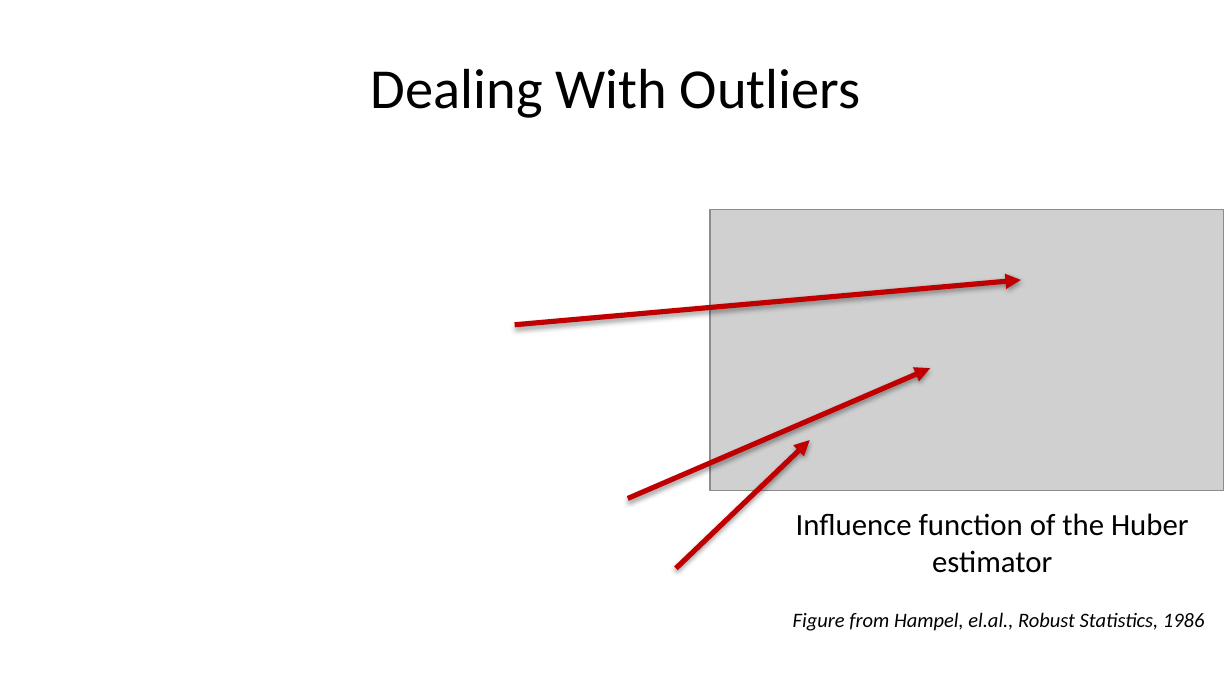
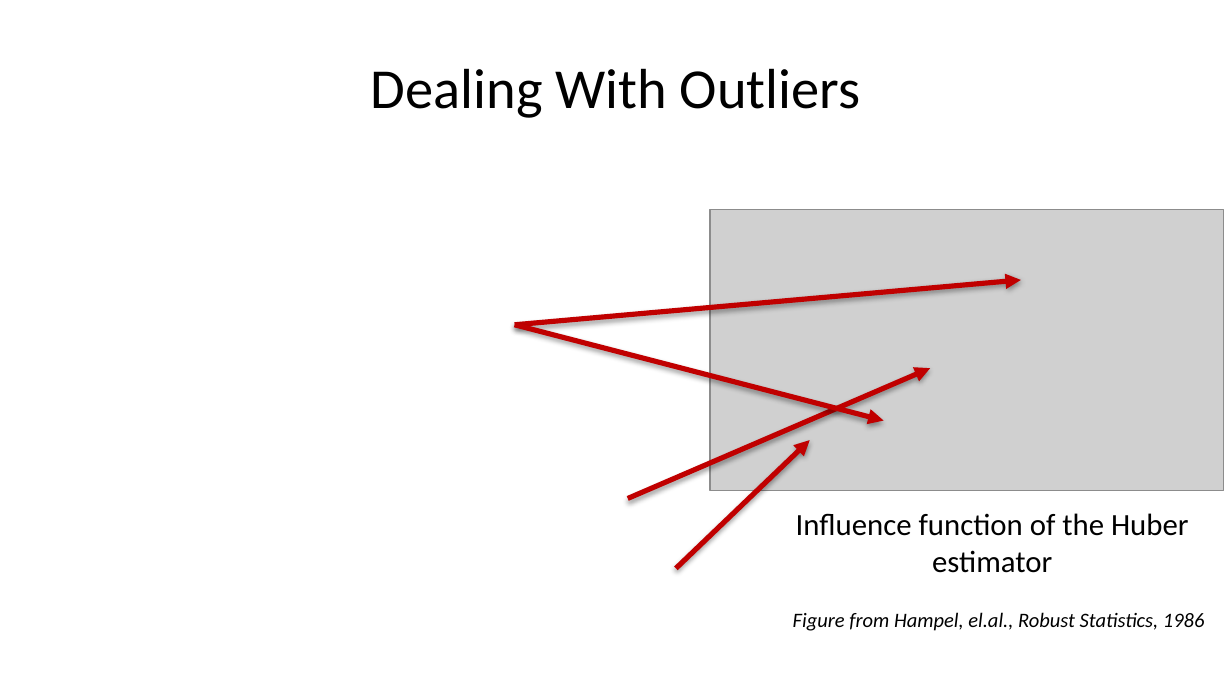
Before and after one commit to StephenElston/CSCI-E-83, a slide deck: slide 47 of LectureSlides/11_ModelsForMessyData.pptx (slide 48 before the commit). Drawn at 1232x693 pixels with LibreOffice and Linux fonts; fonts in the diff are those of the drawing; grey boxes stand for pictures. Boxes give left, top, right and bottom in pixels: in the first picture for what was removed or moved away, otherwise in the second. Text is boxed around its words. In the diff, an @@ line names an element or a change of style, - is before the commit and + after.

```diff
--- a/LectureSlides/11_ModelsForMessyData.pptx
+++ b/LectureSlides/11_ModelsForMessyData.pptx
@@ arrow added from (515, 325) to (883, 420), #C00000 3 pt @@
```
Also in this commit, not shown: 12 other slides changed, 1 slide removed.
